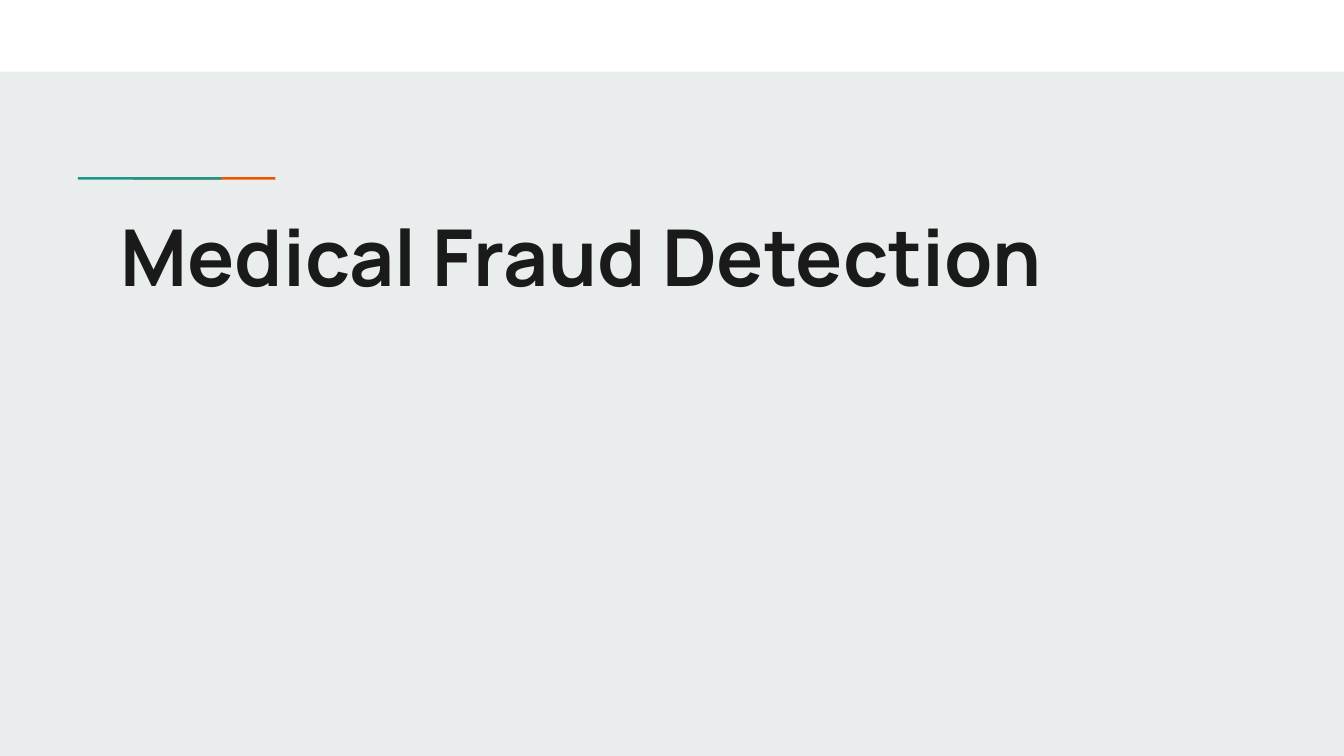
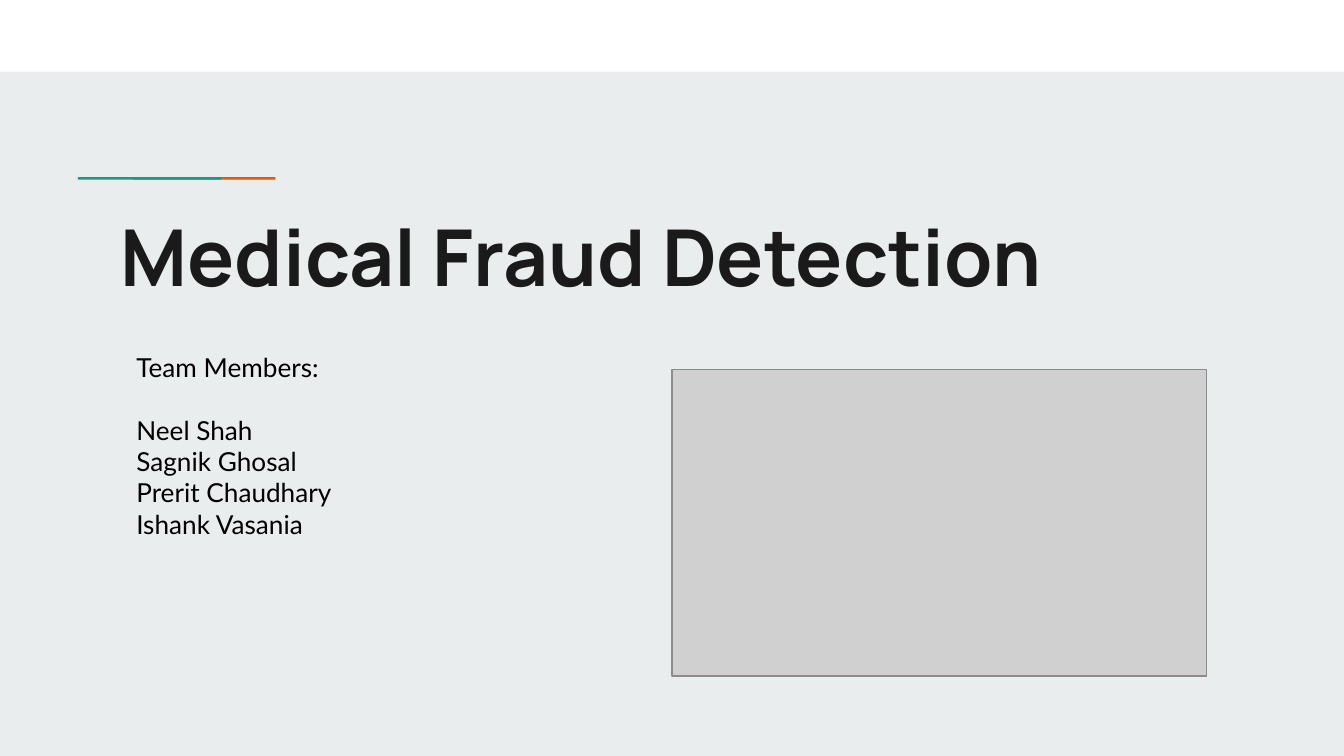
Before and after one commit to sagnikgh1899/FraudDetection, a slide deck: slide 1 of doc/Technology_Review_Medical_Provider_Fraud.pptx. Drawn at 1344x756 pixels with LibreOffice and Linux fonts; fonts in the diff are those of the drawing; grey boxes stand for pictures. Boxes give left, top, right and bottom in pixels: in the first picture for what was removed or moved away, otherwise in the second. Text is boxed around its words. In the diff, an @@ line names an element or a change of style, - is before the commit and + after.

```diff
--- a/doc/Technology_Review_Medical_Provider_Fraud.pptx
+++ b/doc/Technology_Review_Medical_Provider_Fraud.pptx
@@ text added at (136, 357, 331, 535), 14 pt, text #000000 @@
+Team Members:
+Neel Shah
+Sagnik Ghosal
+Prerit Chaudhary
+Ishank Vasania
@@ picture added at (672, 370, 1207, 676) @@
```
Also in this commit, not shown: 10 other slides changed, 1 slide removed.
